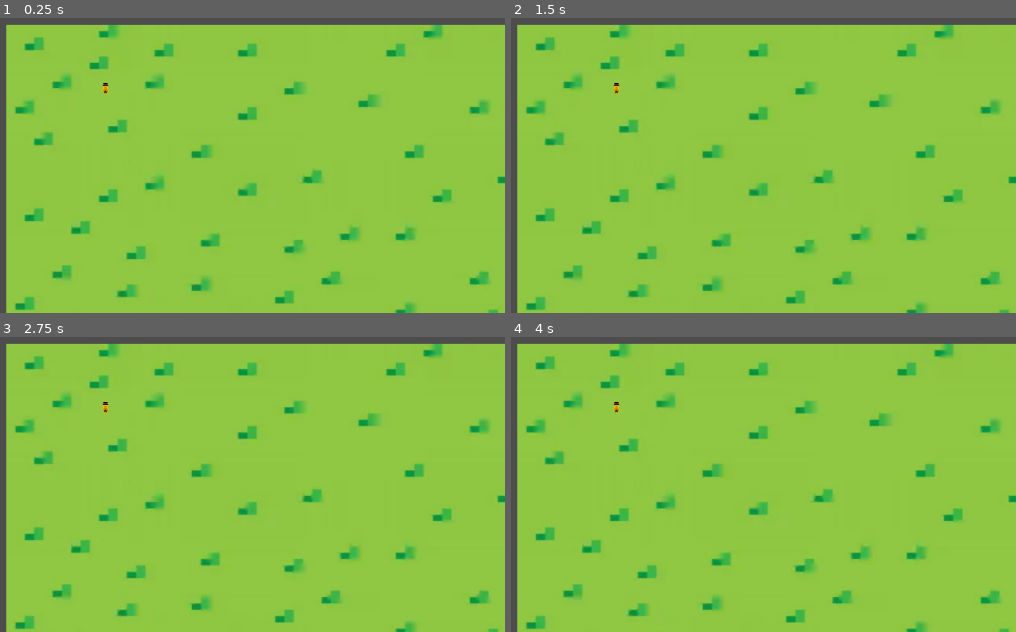
Above: before the commit, frames 1-4 (two rows, left to right).
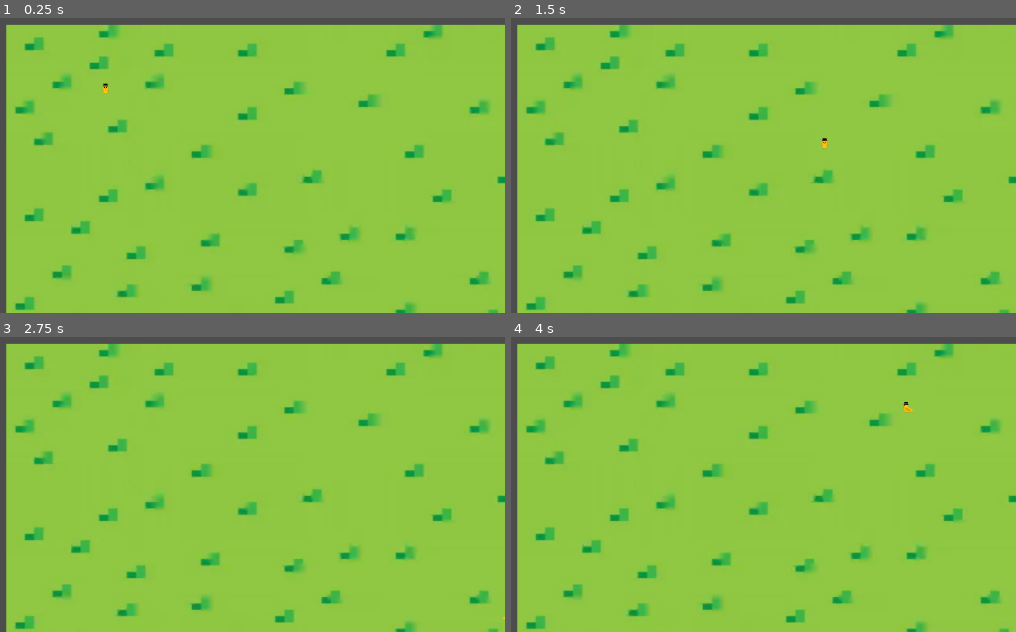
Above: after the commit, the same moments.

Repository: Is0toi/Quack-Quest
Game: Godot game, scene res://node_2d.tscn
The game is run twice, just before and just after one commit, with the same random seed, the same clock (stepped at 60 frames per second) and the same inputs.
Inputs:
- Up to frame 1 (0.25 s): no input
- Up to frame 2 (1.5 s): tap Enter at 0.5 s; hold D (right) 0.53-1.28 s; tap Space at 1.25 s; hold S (down) from 1.28 s (still down)
- Up to frame 3 (2.75 s): tap Enter at 2 s; release S (down) at 2.03 s; hold D (right) from 2.03 s (still down)
- Up to frame 4 (4 s): tap Space at 2.75 s; release D (right) at 2.78 s; hold W (up) 2.78-3.53 s; tap Enter at 3.5 s; hold A (left) from 3.53 s (still down)

The runs differ from the first frame. In frame 1, less than 0.1% of the frame differs, in the area x 20-22%, y 22-26%; in frame 2, less than 0.1%; in frame 3, less than 0.1%; in frame 4, less than 0.1%, in the area x 20-80%, y 22-26%.
Error before the commit: Parse Error: Cannot use shorthand "get_node()" notation ("$") on a class that isn't a node. (res://character_body_2d.gd:2)

Commit message:
fixed animation

Diff:
--- a/quack-quest/character_body_2d.gd
+++ b/quack-quest/character_body_2d.gd
@@ -1,27 +1,24 @@
+extends CharacterBody2D
+
 @export var speed = 400
 @onready var animations = $AnimatedSprite2D
 
 func _physics_process(delta):
 	var input_direction = Input.get_vector("left", "right", "up", "down")
 	velocity = input_direction * speed
-
 	update_animation(input_direction)
 	move_and_slide()
+
 
 func update_animation(dir):
 	if dir == Vector2.ZERO:
 		animations.play("idle")
 	else:
-
 		if abs(dir.x) > abs(dir.y):
-
-			if dir.x > 0:
-				animations.play("right_walk")
+			animations.play("right")
+			animations.flip_h = dir.x < 0
+		else:
+			if dir.y > 0:
+				animations.play("front")
 			else:
-				animations.play("left_walk")
-		else:
-			# Vertical movement
-			if dir.y > 0:
-				animations.play("walk_down") # Front
-			else:
-				animations.play("walk_up")   # Back
+				animations.play("back")
--- a/quack-quest/node_2d.tscn
+++ b/quack-quest/node_2d.tscn
@@ -173,11 +173,10 @@
 
 [node name="CharacterBody2D" type="CharacterBody2D" parent="."]
 script = ExtResource("2_0hol4")
-speed = null
 
 [node name="AnimatedSprite2D" type="AnimatedSprite2D" parent="CharacterBody2D"]
 sprite_frames = SubResource("SpriteFrames_2u7jv")
-animation = &"back"
+animation = &"front"
 
 [node name="Camera2D" type="Camera2D" parent="."]
 
